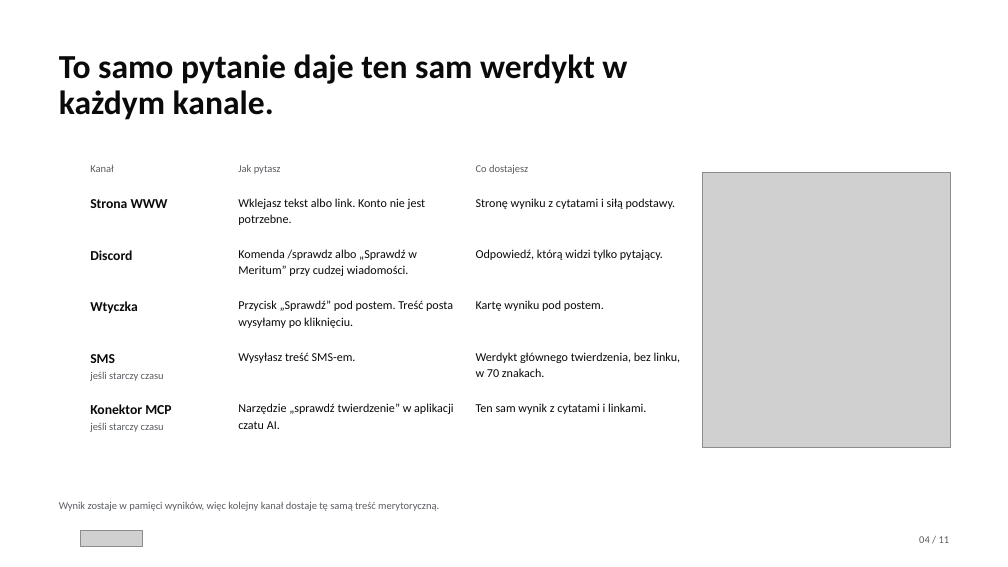
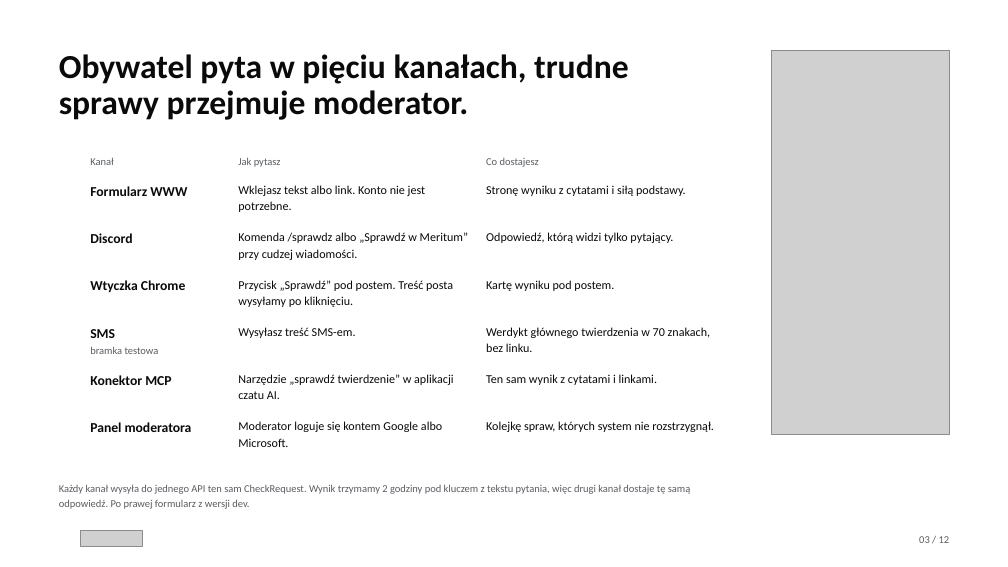
Before and after one commit to Meritum-HackNation2026/meritum-marketing, a slide deck: slide 3 of deck/meritum-deck.pptx (slide 4 before the commit). Drawn at 1008x567 pixels with LibreOffice and Linux fonts; fonts in the diff are those of the drawing; grey boxes stand for pictures; background and template pictures are left out. Boxes give left, top, right and bottom in pixels: in the first picture for what was removed or moved away, otherwise in the second. Text is boxed around its words. In the diff, an @@ line names an element or a change of style, - is before the commit and + after.

Commit message:
feat: decki pokazują zmierzone wyniki, koszty i skalowanie z arkusza Excel (#27)
* feat(docs): arkusz kosztów i wyników ma siedem przebiegów benchmarku i mapę liczb ze slajdów (#21)

Arkusz docs/meritum-koszty-i-wyniki.xlsx buduje build_workbook.py z raportów
meritum-worker (origin/develop 4cf906d). Ostatni przebieg to 7b: macro-F1 0,82
w raporcie i 0,65 liczone ściśle, pokrycie cytatami 90%, mediana 50 s.
Arkusz „Liczby na slajdach” podaje komórkę każdej liczby z decków, a test
tests/test_deck_numbers.py sprawdza, że slajdy i arkusz się zgadzają.
koszty-i-skalowanie.md mówi, skąd różnica wobec wcześniejszych szacunków.

* docs(deck): główny pitch zespołu jako wzorzec do porównań (#21)

Plik od Ani z 22.11.2026 leży w deck/wzorzec bez zmian. README mówi, czym
jest i dlaczego jego liczby o kosztach różnią się od arkusza.

* feat(deck): oba decki pokazują zmierzone wyniki, koszty, skalowanie i diagram kontenerów (#21)

Oba decki mają 12 slajdów w tej samej kolejności. Slajd z wynikami pokazuje
przebieg 7b przy każdym celu, także tam, gdzie celu nie spełniamy. Doszły
slajdy o kosztach według poziomu przyjęcia i o skalowaniu, każdy z linkiem
do arkusza. Slajd o użytkownikach wszedł do slajdu o kanałach, a pasek
postępu i strona wstrzymania do jednego slajdu z wynikiem.
Pełny diagram kontenerów, siedem przebiegów i prognoza są w dodatku
(deck/meritum-own/dodatek.html) poza limitem 12 slajdów.
Deck zespołu wycina tabele z liczbami z index.html, więc liczby w obu
deckach są te same.

* fix(deck): slajd z wynikami pokazuje cel i pomiar bez etykiet „spełniony / niespełniony” (#21)

Z tabeli na slajdzie 9 w obu deckach zniknęła kolumna z oceną. Cel z treści
zadania i wartość z przebiegu 7b stoją obok siebie. Przy prompt injection
została kreska, a pod nazwą miernika jest dopisek „nie zmierzono”.

Tytuł slajdu to „Wyniki z przebiegu 7b: 64 twierdzenia, 53 trafne werdykty.”,
a podtytuł podaje już tylko datę, 11 wstrzymań i 0 błędów technicznych.
Zdania o spełnianiu celów wypadły też z notatek prowadzącego do slajdów 9
i 12, z tekstu alternatywnego tabeli i z README. Test sprawdza dopisek
„nie zmierzono”. Arkusz i dodatek są bez zmian.

```diff
--- a/deck/meritum-deck.pptx
+++ b/deck/meritum-deck.pptx
@@ text at (59, 54, 629, 120): text changed @@
-To samo pytanie daje ten sam werdykt w każdym kanale.
+Obywatel pyta w pięciu kanałach, trudne sprawy przejmuje moderator.
@@ picture: place and size @@
-picture at (702, 172, 951, 448)
+picture at (772, 51, 950, 435)
@@ text "Kanał": place and size @@
-text "Kanał" at (90, 164, 113, 172)
+text "Kanał" at (90, 157, 113, 165)
@@ text "Jak pytasz": place and size @@
-text "Jak pytasz" at (238, 164, 281, 174)
+text "Jak pytasz" at (238, 157, 281, 167)
@@ text "Co dostajesz": place and size @@
-text "Co dostajesz" at (476, 165, 528, 174)
+text "Co dostajesz" at (486, 158, 539, 167)
@@ text at (90, 186, 187, 196): text changed @@
-Strona WWW
+Formularz WWW
@@ text "Wklejasz tekst albo link. Konto ...": place and size @@
-text "Wklejasz tekst albo link. Konto ..." at (238, 198, 426, 225)
+text "Wklejasz tekst albo link. Konto ..." at (238, 185, 426, 212)
@@ text "Stronę wyniku z cytatami i ...": place and size @@
-text "Stronę wyniku z cytatami i ..." at (476, 198, 676, 209)
+text "Stronę wyniku z cytatami i ..." at (486, 185, 686, 196)
@@ text "Discord": place and size @@
-text "Discord" at (90, 250, 132, 260)
+text "Discord" at (90, 233, 132, 243)
@@ text "Komenda /sprawdz albo „Sprawdź w ..." rewrapped from (238, 249, 417, 276) to (238, 232, 468, 260) @@
@@ text "Odpowiedź, którą widzi tylko pytający.": place and size @@
-text "Odpowiedź, którą widzi tylko pytający." at (476, 249, 663, 260)
+text "Odpowiedź, którą widzi tylko pytający." at (486, 232, 673, 243)
@@ text at (90, 280, 185, 292): text changed @@
-Wtyczka
+Wtyczka Chrome
@@ text "Przycisk „Sprawdź” pod postem. Treść ...": place and size @@
-text "Przycisk „Sprawdź” pod postem. Treść ..." at (238, 300, 453, 328)
+text "Przycisk „Sprawdź” pod postem. Treść ..." at (238, 280, 453, 307)
@@ text "Kartę wyniku pod postem.": place and size @@
-text "Kartę wyniku pod postem." at (476, 300, 604, 311)
+text "Kartę wyniku pod postem." at (486, 280, 614, 291)
@@ text "SMS": place and size @@
-text "SMS" at (90, 354, 115, 363)
+text "SMS" at (90, 329, 115, 338)
@@ text "Wysyłasz treść SMS-em.": place and size @@
-text "Wysyłasz treść SMS-em." at (238, 352, 356, 363)
+text "Wysyłasz treść SMS-em." at (238, 327, 356, 338)
@@ text at (486, 327, 710, 352): text changed @@
-Werdykt głównego twierdzenia, bez linku, w 70 znakach.
+Werdykt głównego twierdzenia w 70 znakach, bez linku.
@@ text added at (90, 346, 159, 354), 10 pt, text #5A5D62 @@
+bramka testowa
@@ text "Konektor MCP": place and size @@
-text "Konektor MCP" at (90, 404, 171, 414)
+text "Konektor MCP" at (90, 375, 171, 385)
@@ text removed at (90, 372, 164, 381) @@
-jeśli starczy czasu
@@ text "Narzędzie „sprawdź twierdzenie” w aplikacji ...": place and size @@
-text "Narzędzie „sprawdź twierdzenie” w aplikacji ..." at (238, 403, 454, 429)
+text "Narzędzie „sprawdź twierdzenie” w aplikacji ..." at (238, 374, 454, 399)
@@ text "Ten sam wynik z cytatami ...": place and size @@
-text "Ten sam wynik z cytatami ..." at (476, 403, 646, 414)
+text "Ten sam wynik z cytatami ..." at (486, 374, 657, 385)
@@ text removed at (90, 423, 164, 432) @@
-jeśli starczy czasu
@@ text added at (90, 422, 192, 432), 13 pt, text #0A0A0A, bold @@
+Panel moderatora
@@ text added at (238, 421, 442, 447), 11.5 pt, text #0A0A0A @@
+Moderator loguje się kontem Google albo Microsoft.
@@ text added at (486, 421, 714, 432), 11.5 pt, text #0A0A0A @@
+Kolejkę spraw, których system nie rozstrzygnął.
@@ text removed at (59, 501, 439, 511) @@
-Wynik zostaje w pamięci wyników, więc kolejny kanał dostaje tę samą treść merytoryczną.
@@ text added at (59, 484, 690, 509), 10 pt, text #5A5D62 @@
+Każdy kanał wysyła do jednego API ten sam CheckRequest. Wynik trzymamy 2 godziny pod kluczem z tekstu pytania, więc drugi kanał dostaje tę samą odpowiedź. Po prawej formularz z wersji dev.
@@ text at (919, 536, 950, 543): text changed @@
-04 / 11
+03 / 12
```
Also in this commit, not shown: 4 other slides changed, 7 slides added, 6 slides removed, 45 other files.
